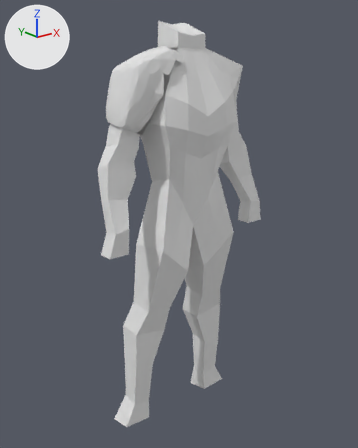
What one commit did to the Blender file Blender/HumanBase2.5.blend.
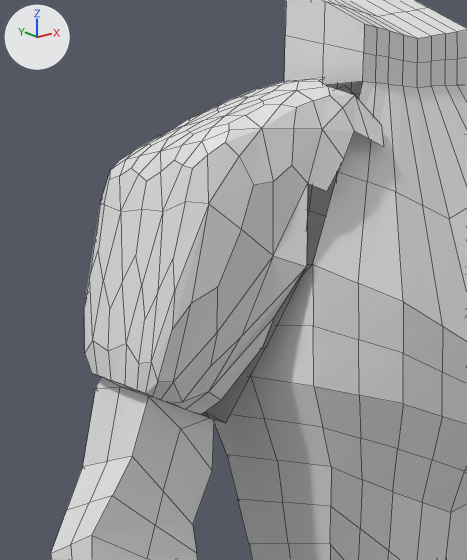
Each version appears first whole from a camera (50 mm lens) standing at (-2.158, -2.653, 2.633) and looking at (-0.005, 0.038, 1.556), and next in a close-up on the part from 24% to 57% of the width and 6% to 38% of the height. Lighting does not change. The marker at upper left points along +X, +Y and +Z. The close-ups show mesh edges as thin lines.
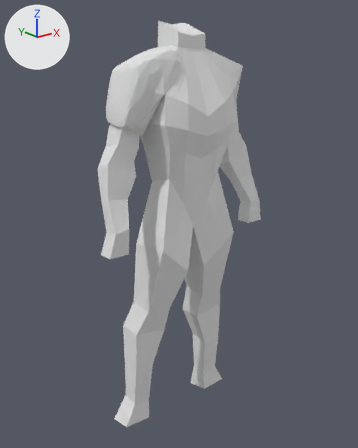
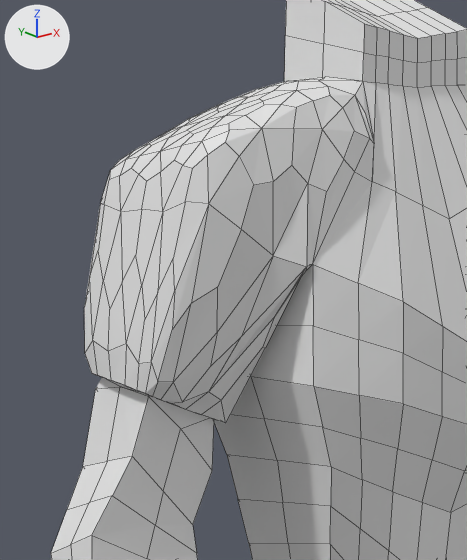
What differs and where, as boxes [x1, y1, x2, y2] in the close-ups (467 x 560 px):
part 1 of me_plane, deleted: before [337, 85, 358, 98]
part 2 of me_plane, built on: before [313, 81, 403, 302]; after [202, 76, 403, 423]

The edits, one by one:
me_plane is used by ob_plane; location (0.0, 0.0, 1.575); rotation (1.571, 0.0, 0.0), in degrees (90, 0, 0).
me_plane had 1028 vertices, 994 faces and spanned x -0.69..0.69, y -1.6..1.35, z -0.24..0.26.
me_plane now has 1020 vertices, 1011 faces and spans x -0.69..0.69, y -1.6..1.35, z -0.24..0.26.
me_plane part 1: the loose piece of 8 vertices spanning x -0.14..-0.09, y 1.08..1.18, z -0.12..0.08 is deleted.
Part 2, on me_plane:
2 vertices are removed from x -0.2..-0.12, y 1.05..1.09, z 0.13..0.15.
3 faces are deleted.
2 vertices move from x -0.15..-0.11, y 1.03..1.12, z 0.13..0.15 to x -0.15..-0.14, y 1.03..1.14, z 0.13..0.16.
2 vertices are added at (-0.19, 1.05, 0.16), (-0.13, 1.09, 0.14).
23 new faces join them.
